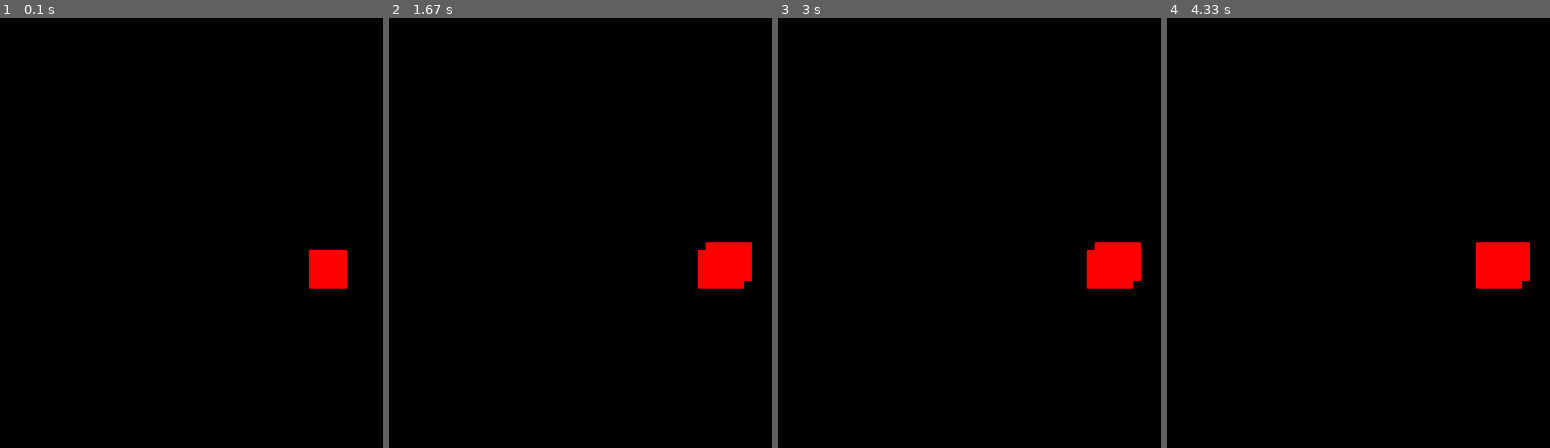
Above: before the commit, frames 1-4 (left to right).
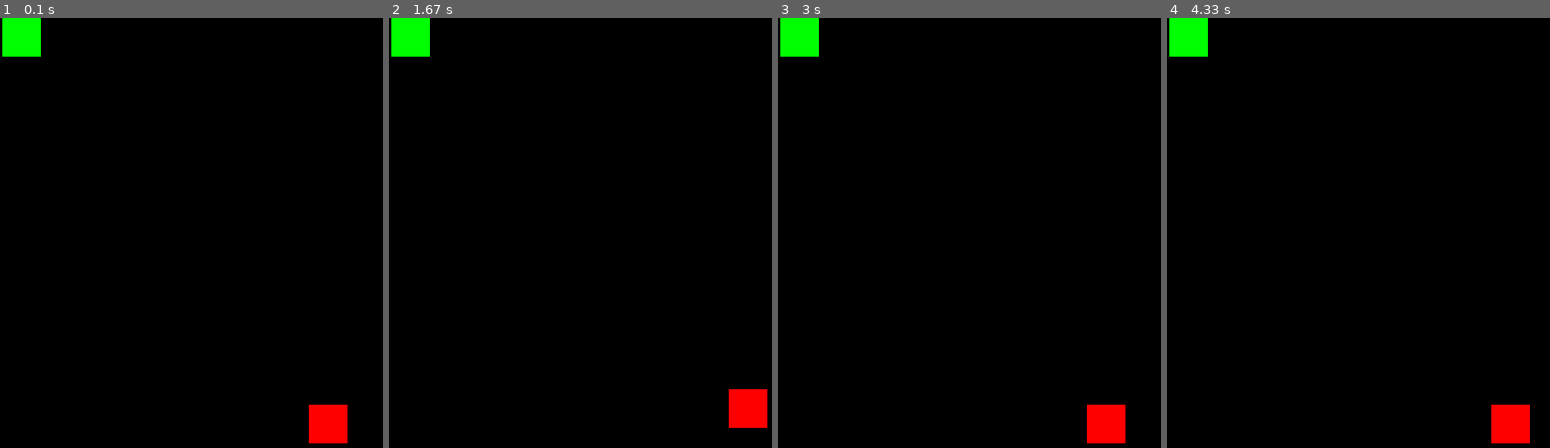
Above: after the commit, the same moments.

Repository: msarro/pygame_falling
Game: pygame game, started from game.py
Two runs of this game, one before a commit and one after it. Both use one fixed random seed, a clock stepped at 60 frames per second and the inputs below.
Inputs:
- Up to frame 1 (0.1 s): no input
- Up to frame 2 (1.67 s): hold Right 0.33-0.8 s; hold Up 0.83-1.13 s; hold Right 1.17-1.63 s
- Up to frame 3 (3 s): hold Left 1.67-2.2 s; hold Down 2.23-2.53 s; hold Left 2.57-2.97 s
- Up to frame 4 (4.33 s): hold Up 3-3.37 s; hold Right 3.4-4.03 s; hold Down from 4.07 s (still down)

The runs differ from the first frame. In frame 1, 2.7% of the frame differs, in the area x 0-91%, y 0-99%; in frame 2, 3.3%; in frame 3, 3.3%; in frame 4, 3.3%, in the area x 0-95%, y 0-99%.

Commit message:
Added motion

Diff:
--- a/game.py
+++ b/game.py
@@ -1,20 +1,44 @@
 import pygame
 import sys
+import random
 
 pygame.init()
 
+# Set the height and width of the display
 WIDTH = 800
 HEIGHT = 600
 
+# Set the RGB value for the player
 PLAYER_RGB = (255,0,0)
 
-player_x = WIDTH/2
-player_y = HEIGHT/2
+# Set the RGB value for the enemy
+ENEMY_RGB = (0,255,0)
+
+# Set the RGB background color
+BACKGROUND_COLOR = (0,0,0)
+
+# Set the size of the player
 player_height = 50
 player_width = 50
 
+# Set the initial player location
+player_x = WIDTH/2
+player_y = HEIGHT-(2*player_height)
+
+# Initial movement factor
+movement_factor=2
+
+# Set the initial position and size of the player
 player_pos = [player_x, player_y]
 player_size = [player_height, player_width]
+
+# Enemy information
+enemy_height = 50
+enemy_width = 50
+enemy_x = random.randint(0,WIDTH-enemy_width)
+enemy_y = 0
+enemy_pos = [enemy_x,enemy_y]
+enemy_size = [enemy_height,enemy_width]
 
 screen = pygame.display.set_mode((WIDTH, HEIGHT))
 
@@ -30,14 +54,16 @@
             player_x = player_pos[0]
             player_y = player_pos[1]
             if event.key == pygame.K_LEFT:
-                player_x -= 10
+                player_x -= 10 * movement_factor
             elif event.key == pygame.K_RIGHT:
-                player_x += 10
+                player_x += 10 * movement_factor
             elif event.key == pygame.K_UP:
-                player_y -= 10
+                player_y -= 10 * movement_factor
             elif event.key == pygame.K_DOWN:
-                player_y += 10
+                player_y += 10 * movement_factor
             player_pos = [player_x, player_y]
 
+    screen.fill(BACKGROUND_COLOR)
+    pygame.draw.rect(screen, ENEMY_RGB, (enemy_pos[0], enemy_pos[1], enemy_size[0], enemy_size[1]))
     pygame.draw.rect(screen, PLAYER_RGB, (player_pos[0], player_pos[1], player_size[0], player_size[1]))
     pygame.display.update()
